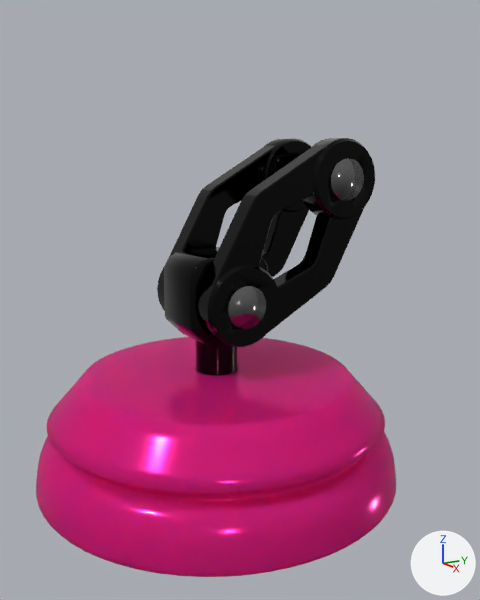
The Blender file AnimatedLamp.blend, before and after one commit.
The view is the same before and after, from a 50 mm camera at (6.41, -3.67, 3.8) aimed at (0.03, 0.3, 2.04). Every picture has the same lights, and +X, +Y and +Z are marked at lower right.

Before the edit, the objects in view are built like this:
```python
ob_arm_holder = bpy.data.objects.new('Arm Holder', me_cube_001)
ob_arm_holder.parent = ob_stem
ob_arm_holder.location = (0.0, 0.0, 0.0)
ob_base_mesh = bpy.data.objects.new('Base Mesh', me_beziercircle)
ob_base_mesh.parent = ob_stem
ob_base_mesh.location = (0.0, 0.0, 0.0)
ob_lower_arm = bpy.data.objects.new('Lower Arm', me_cylinder_001)
ob_lower_arm.location = (0.0, 0.0, 2.13)
ob_lower_arm_001 = bpy.data.objects.new('Lower Arm.001', me_cylinder_003)
ob_lower_arm_001.parent = ob_lower_arm
ob_lower_arm_001.location = (0.0, 0.0, 0.0)
# also in view: 'Pin' at (0.0, 0.0, 2.12); 'Stem' at (0.0, 0.0, 1.56); 'Pin.001' at (0.0, 1.32, 3.41)
```
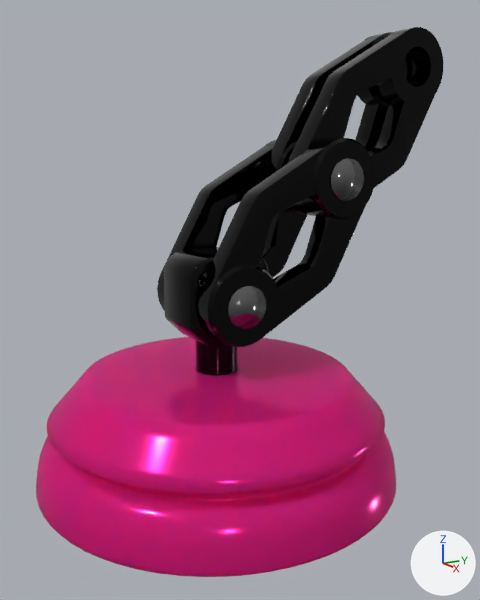
Commit message: Editing Upper Arm

Where the newer file only moved an object's origin or applied its transform, the numbers keep the older frame.

What differs and where, as boxes (x1, y1, x2, y2) in the pictures (480 x 600 px):
'Lower Arm', reshaped, modifiers changed
    both: (157, 138, 375, 348)
'Upper Arm', added (black)
    after: (264, 27, 443, 216)
'Lower Arm.001', no longer drawn (black)
    before: (162, 146, 364, 332)
part 1 of me_beziercircle, built on
    both: (36, 337, 396, 577)
part 2 of me_cylinder_001, built on (black)
    before: (158, 139, 321, 340)

Edits to the bpy script that builds the scene:
```text
Change me_beziercircle:
    used by ob_base_mesh; parent = ob_stem; location = (0.0, 0.0, 0.0)
    remove me_beziercircle.from_pydata(...)  # 336 vertices, 322 faces; spans x -2.16..2.16, y -2.16..2.16, z -0.05..1.25
    add me_beziercircle.from_pydata(...)  # 5250 vertices, 5248 faces; spans x -2.1..2.1, y -2.1..2.1, z 0.0..1.25
    me_beziercircle part 1: 316 vertices removed from x -2.16..2.16, y -2.16..2.16, z -0.05..1.25; 5230 vertices added at x -2.1..2.1, y -2.1..2.1, z 0.0..1.25
Change me_cylinder_001:
    used by ob_lower_arm; location = (0.0, 0.0, 2.13)
    remove me_cylinder_001.from_pydata(...)  # 224 vertices, 164 faces; spans x 0.31..0.65, y -0.45..1.77, z -0.46..1.73
    add me_cylinder_001.from_pydata(...)  # 557 vertices, 408 faces; spans x 0.36..0.65, y -0.45..1.77, z -0.46..1.73
    me_cylinder_001 part 2: 9 vertices moved from x 0.31..0.61, y -0.41..1.68, z -0.4..1.59 to x 0.36..0.61, y -0.41..1.68, z -0.4..1.61; 34 vertices removed from x 0.31..0.61, y -0.41..1.74, z -0.4..1.7; 367 vertices added at x 0.36..0.65, y -0.41..1.68, z -0.4..1.65
Add me_cylinder_004:
    me_cylinder_004.from_pydata(...)  # 557 vertices, 408 faces; spans x 0.36..0.65, y -0.45..1.77, z -0.46..1.73
    me_cylinder_004.polygons.foreach_set('use_smooth', [True] * 408)
    me_cylinder_004.materials.append(mat_stem)  # black #222222
Change ob_base_mesh:
    remove _m = ob_base_mesh.modifiers.new('Subdivision', 'SUBSURF')
    remove _m.levels = 2
Change ob_arm_holder:
    remove _m = ob_arm_holder.modifiers.new('Boolean', 'BOOLEAN')
    remove _m.object = ob_pin
    remove _m = ob_arm_holder.modifiers.new('Bevel', 'BEVEL')
    remove _m.width = 0.04
    remove _m.width_pct = 0.04
    remove _m.segments = 2
Change ob_lower_arm:
    remove _m = ob_lower_arm.modifiers.new('Boolean.001', 'BOOLEAN')
    remove _m.object = ob_pin_001
    remove _m = ob_lower_arm.modifiers.new('Boolean', 'BOOLEAN')
    remove _m.object = ob_pin
Add ob_upper_arm:
    ob_upper_arm = bpy.data.objects.new('Upper Arm', me_cylinder_004)
    ob_upper_arm.location = (-0.7, 1.32, 3.42)
    _m = ob_upper_arm.modifiers.new('Mirror', 'MIRROR')
    _m.mirror_object = ob_arm_holder
```
